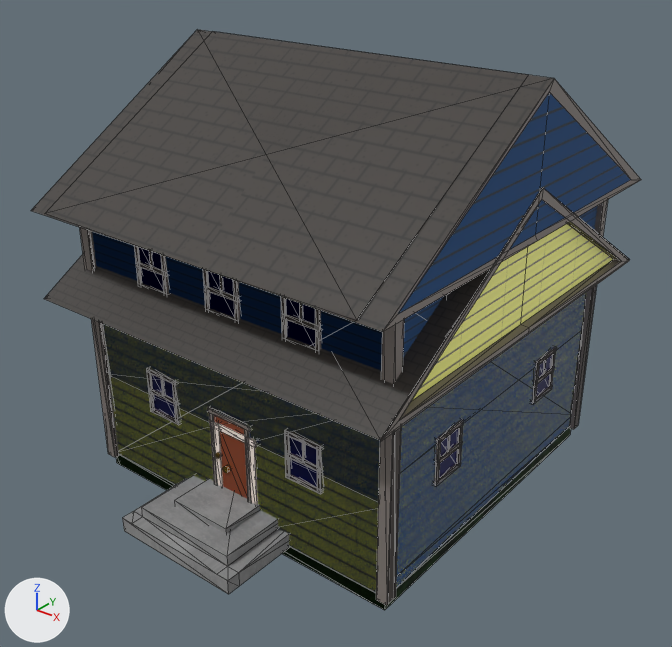
The glTF model common/game/tilesets/suburban_neighborhood/walls/wall_tiles.glb, before and after one commit.
Rendered twice from a 50 mm camera at (11.91, -15.41, 12.57) aimed at (0.23, -0.81, 3.52). Lighting does not change. The marker at lower left points along +X, +Y and +Z. Mesh edges are drawn as thin lines. Objects named as collision shapes, trigger or cutter boxes, shadow casters or lower levels of detail are left out. Where no turn or scale is listed for an object, it has been applied to the vertices. Vertices at the same position are counted once.

The first picture shows 'house_half_01', 'house_half_02', 'house_small', 'wall_back_edge', 'wall_outer_edge'.
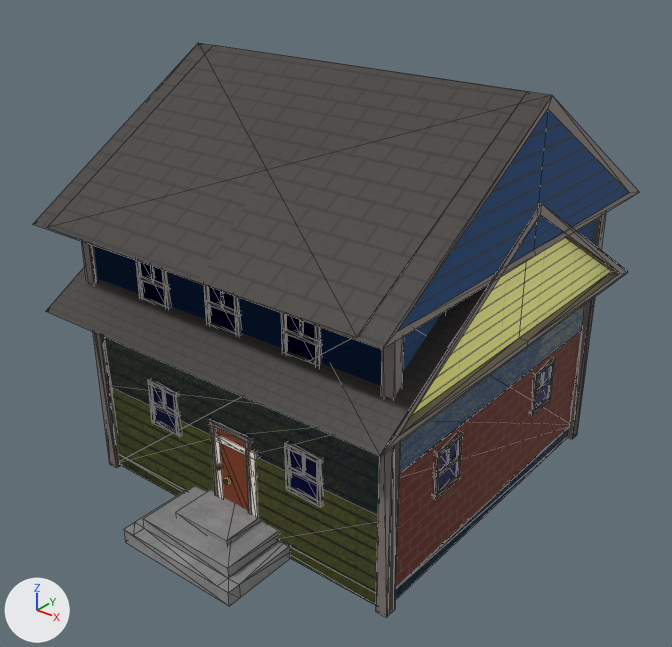
What differs and where, as boxes (x1, y1, x2, y2) in the pictures (672 x 647 px):
'house_half_02', mesh moved: before (45, 36, 641, 605); after (47, 50, 639, 617)
'house_half_01', mesh moved: before (31, 30, 528, 592); after (33, 43, 526, 604)
'house_small', mesh moved: before (44, 188, 630, 604); after (46, 203, 628, 614)
'wall_outer_edge', reshaped: before (116, 448, 432, 610); after (121, 331, 581, 602)
'wall_back_edge', reshaped: before (385, 427, 571, 609); after (396, 442, 562, 598)
part 2 of me_cube_004, added (brown): after (396, 331, 581, 588)
part 3 of me_cube_004, surface changed (black to yellow): before (116, 448, 432, 610); after (121, 437, 446, 602)

What the commit changed:
me_cube_009 is used by ob_wall_back_edge; location (0.0, 0.0, 0.0).
me_cube_009 had 36 vertices, 56 faces and spanned x -4.0..4.0, y -4.0..4.0, z -0.3..2.8.
me_cube_009 now has 34 vertices, 56 faces and spans x -4.0..4.0, y -4.0..4.0, z -0.3..2.8.
me_cube_009 part 1: 39 kept faces spanning x -4.0..4.0, y -4.0..4.0, z -0.3..2.8 get new texture (UV) coordinates.
me_cube_004 is used by ob_wall_outer_edge; location (0.0, 0.0, 0.0).
Verts and faces of me_cube_004; kept vertices keep their numbers, new ones are numbered from 44.
Before the commit, vertices of me_cube_004: 6 (4.0, 3.9, 0.0) at pixel (569, 426), 7 (4.0, 3.9, 2.7) at pixel (581, 330), 10 (4.0, 4.0, 0.0), 13 (-3.9, 4.0, 2.7), 14 (-3.9, 4.0, 0.0).
Before the commit, vertices of me_cube_004: 15 (-4.0, 4.0, 0.0), 19 (3.9, 4.0, 2.7), 20 (3.9, 4.0, 0.0), 30 (4.0, -4.0, 0.0), 33 (4.0, -3.91, 2.7).
Before the commit, vertices of me_cube_004: 34 (4.0, -3.91, 0.0), 36 (-4.0, 4.0, -0.3), 42 (4.0, -4.0, -0.3) at pixel (384, 610).
me_cube_004 had 44 vertices, 70 faces and spanned x -4.0..4.0, y -4.01..4.0, z -0.3..2.8.
me_cube_004 now has 45 vertices, 78 faces and spans x -4.0..4.0, y -4.01..4.0, z -0.3..2.8.
Part 2, on me_cube_004:
New vertex 44 is at (4.0, 4.0, -0.3).
New faces: (6, 33, 34), (6, 7, 33), (14, 19, 20), (13, 19, 14) (mat_bricks (picture img_brick_texture)).
New faces: (30, 42, 44), (10, 30, 44), (10, 44, 36), (10, 36, 15) (mat_grass (picture img_grassy_grass)).
me_cube_004 part 3: 70 kept faces spanning x -4.0..4.0, y -4.01..4.0, z -0.3..2.8 get new texture (UV) coordinates.
me_cube_144 has 578 vertices, 732 faces and spans x -4.5..4.01, y -5.0..5.0, z -0.03..9.3.
me_cube_144 is used by ob_house_half_01; location (0.0, 0.0, 0.0).
me_cube_144 part 4: the whole mesh is moved by (0.0, 0.0, -0.3).
me_cube_149 has 670 vertices, 862 faces and spans x -4.0..4.51, y -5.79..5.0, z -0.03..9.3.
me_cube_149 is used by ob_house_half_02; location (0.0, 0.0, 0.0).
me_cube_149 part 5: the whole mesh is moved by (0.0, 0.0, -0.3).
me_cube_011 has 517 vertices, 665 faces and spans x -4.5..4.5, y -5.05..5.0, z -0.02..7.67.
me_cube_011 is used by ob_house_small; location (0.0, 0.0, 0.0).
me_cube_011 part 6: the whole mesh is moved by (0.0, 0.0, -0.3).
